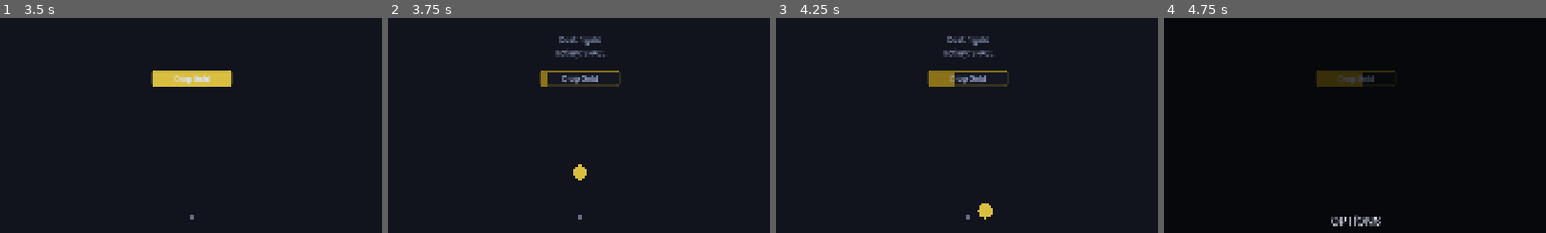
Above: before the commit, frames 1-4 (left to right).
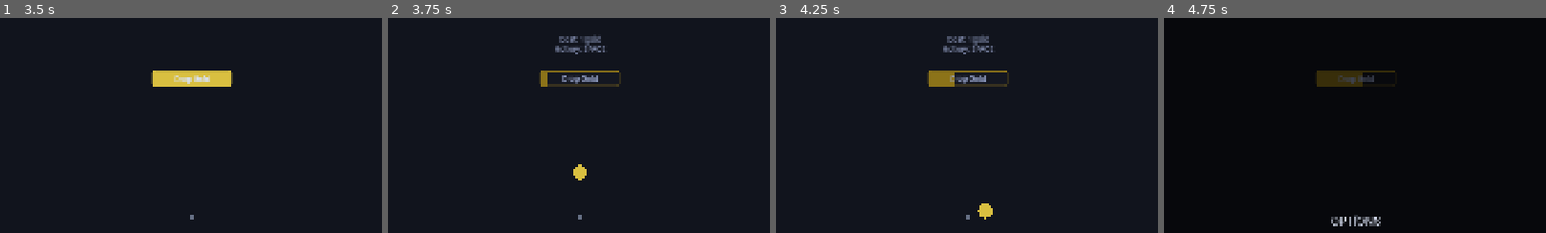
Above: after the commit, the same moments.

Repository: kjbrown-sandbox/pleenko
Game: Godot game, scene res://entities/main_menu/main_menu.tscn
Two runs of this game, one before a commit and one after it. Both use one fixed random seed, a clock stepped at 60 frames per second and the inputs below.
Inputs (mouse positions are % of the whole screen's width and height, from its top left):
- Up to frame 1 (3.5 s): click "Campaign" at 0.5 s; click "Campaign" at 1.25 s; tap Enter at 2 s; move the mouse to (72, 45) at 2.02 s; hold Right (board_right) 2.03-2.78 s; hold Space (drop_coin) 2.03-2.78 s; click (72, 45) at 2.17 s; tap R (reset_game) at 2.75 s; move the mouse to (30, 55) at 2.77 s; hold Left (board_left) from 2.78 s (still down); tap 1 (drop_unrefined) at 2.85 s
- Up to frame 2 (3.75 s): release Left (board_left) at 3.5 s; click "Drop Gold" at 3.5 s
- Up to frame 3 (4.25 s): no input
- Up to frame 4 (4.75 s): click (96, 91) at 4.25 s
The pictures show only the part of the screen within x 25-75%, y 0-50%; the shares and areas given below are measured in that part.

Frame 1 is identical in both runs. In frame 2, 0.5% of the frame differs, in the area x 43-57%, y 8-20%; in frame 3, 0.5%; in frame 4, nothing differs.

Commit message:
Fix line height

Diff:
--- a/entities/plinko_board/plinko_board.gd
+++ b/entities/plinko_board/plinko_board.gd
@@ -96,6 +96,7 @@
 	_drop_hover_label.visible = false
 	_drop_hover_label.horizontal_alignment = HORIZONTAL_ALIGNMENT_CENTER
 	_drop_hover_label.add_theme_font_size_override("font_size", int(t.button_font_size))
+	_drop_hover_label.add_theme_constant_override("line_spacing", -int(t.button_font_size) / 3)
 	_drop_hover_label.add_theme_color_override("font_color", t._resolve(VisualTheme.Palette.BG_5))
 	var font: Font = t.button_font if t.button_font else t.label_font
 	if font:
@@ -138,7 +139,7 @@
 	var label_size: Vector2 = _drop_hover_label.size
 	_drop_hover_label.global_position = Vector2(
 		container_pos.x + (container_size.x - label_size.x) / 2.0,
-		container_pos.y - label_size.y
+		container_pos.y - label_size.y - 10.0
 	)
 
 
